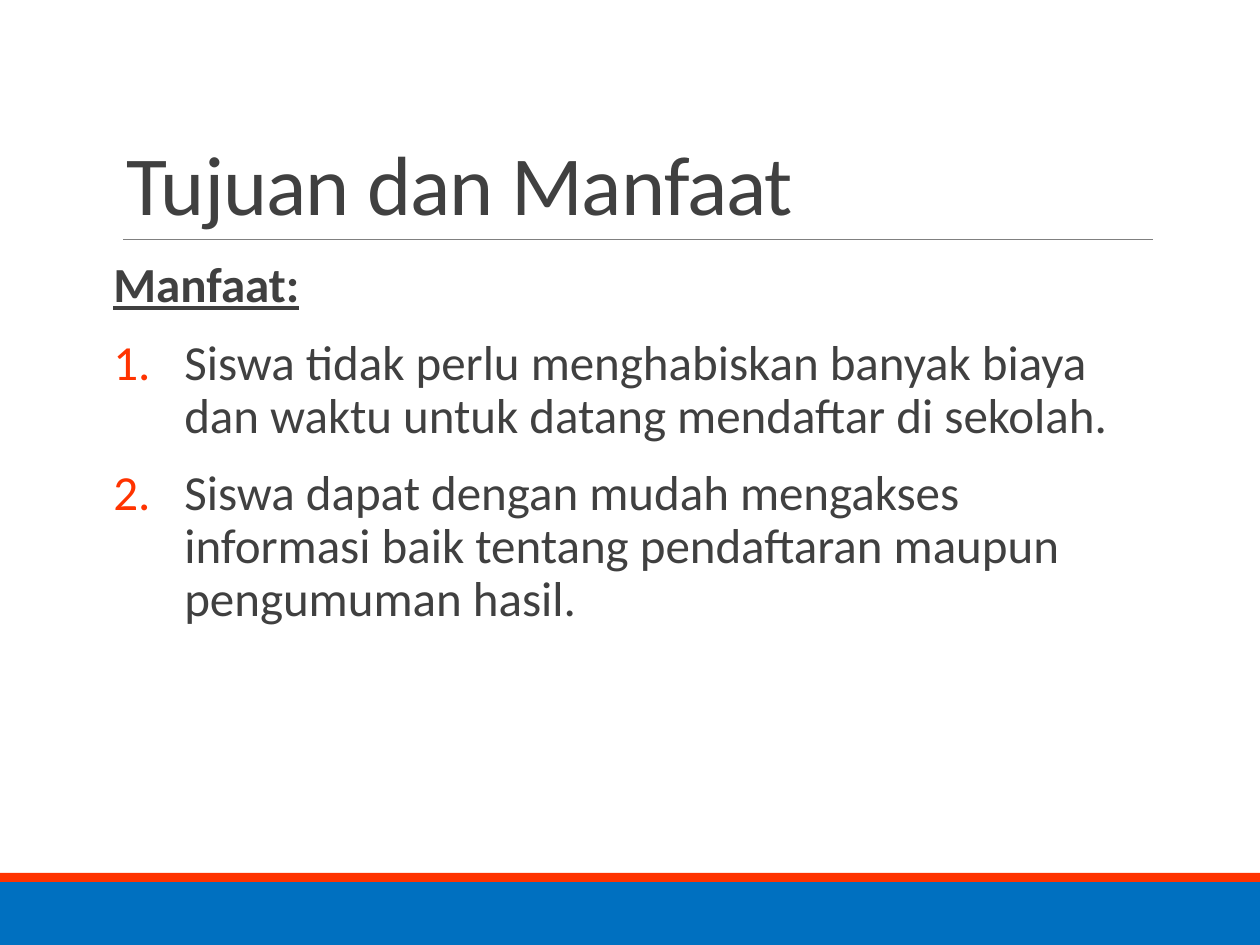
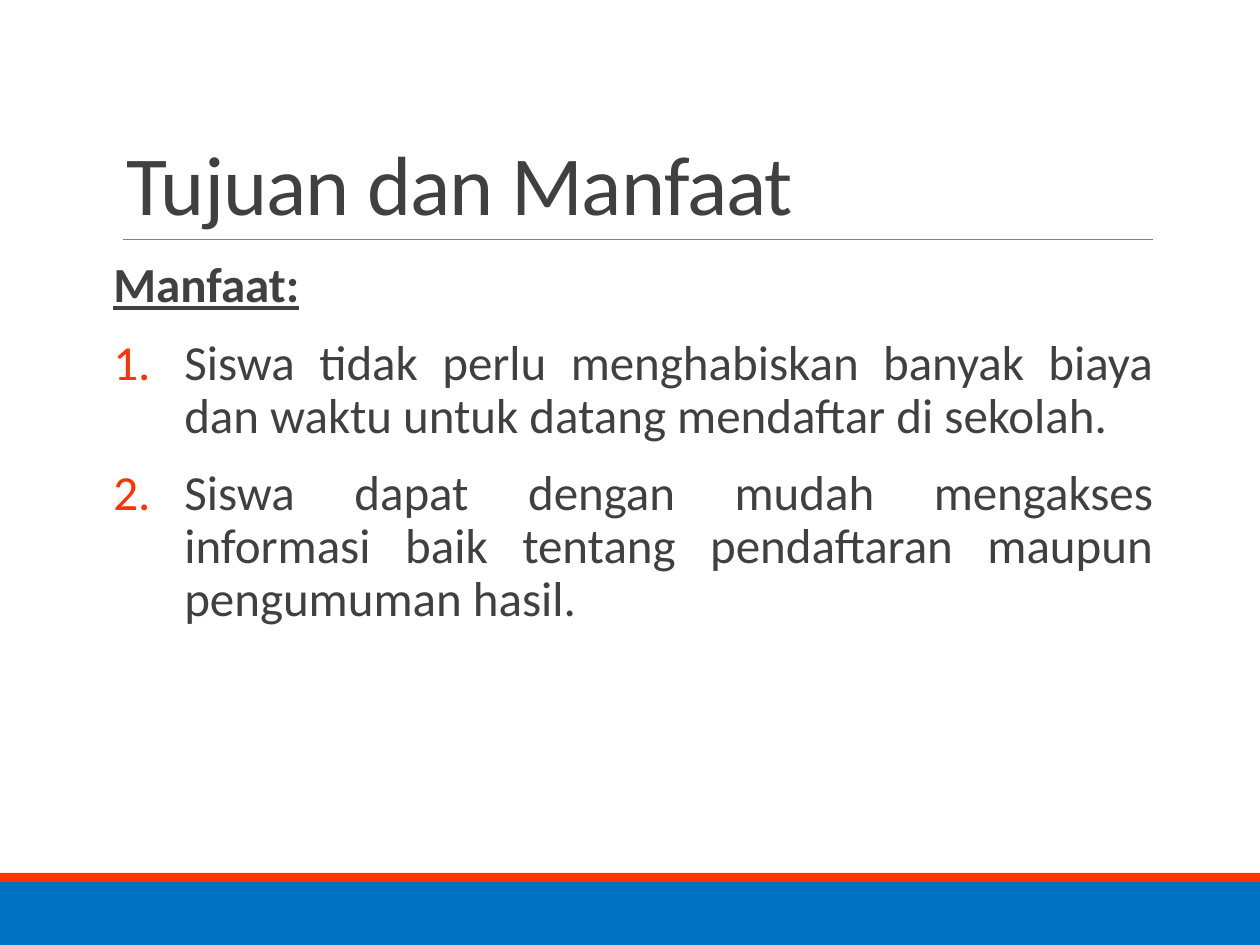
Before and after one commit to lastfantasy/tmr, a slide deck: slide 5 of TA final/TA PRESENTASI.pptx. Drawn at 1260x945 pixels with LibreOffice and Linux fonts; fonts in the diff are those of the drawing. Boxes give left, top, right and bottom in pixels: in the first picture for what was removed or moved away, otherwise in the second. Text is boxed around its words. In the diff, an @@ line names an element or a change of style, - is before the commit and + after.

```diff
--- a/TA final/TA PRESENTASI.pptx
+++ b/TA final/TA PRESENTASI.pptx
@@ text "Manfaat:" at (x1=113, y1=268, x2=1153, y2=625): alignment left to justified @@
```
Also in this commit, not shown: 8 other slides changed.
